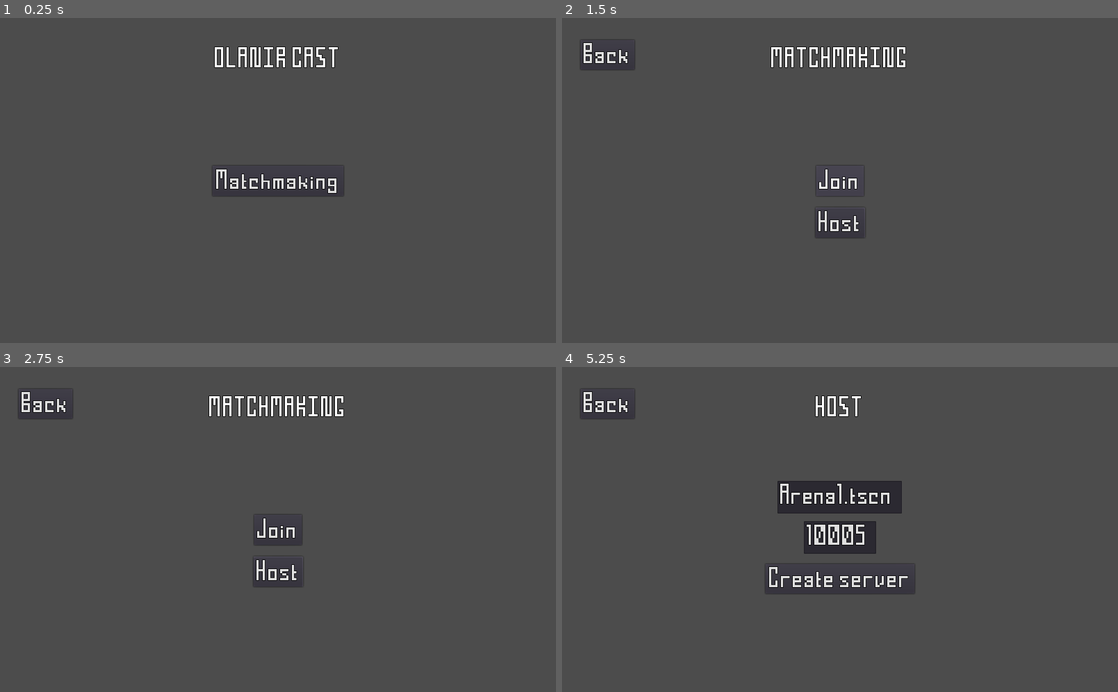
Above: before the commit, frames 1-4 (two rows, left to right).
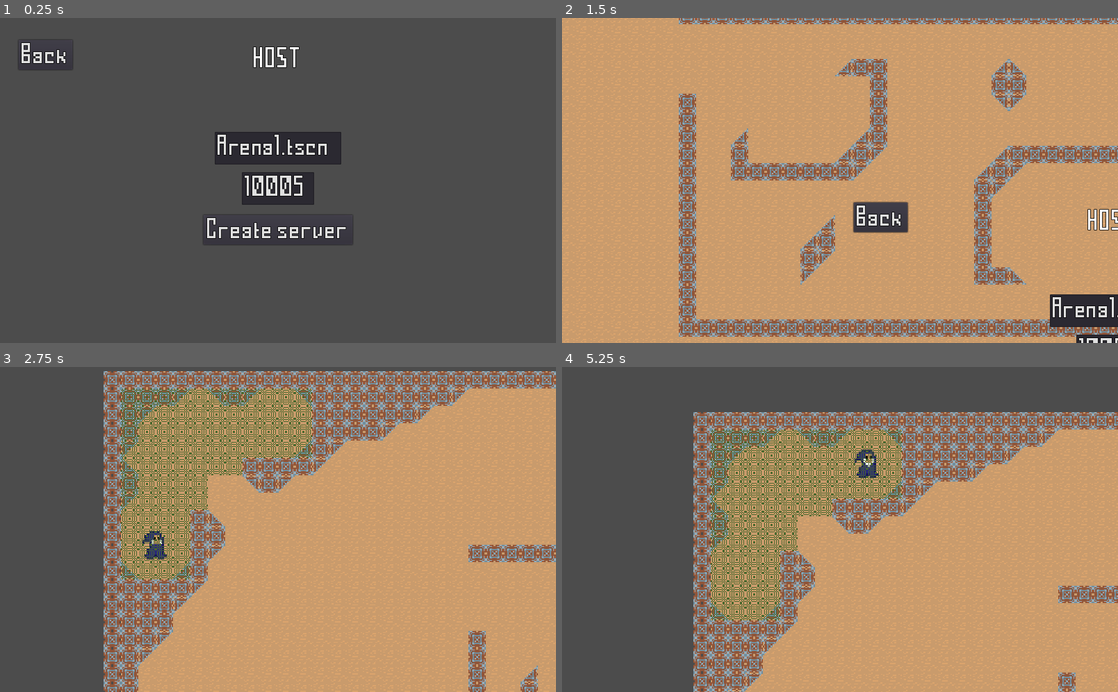
Above: after the commit, the same moments.

Repository: Magorx/olanir-cast
Game: Godot game, scene res://Main.tscn
Same seed, same stepped clock (60 frames per second), same inputs: the game is played once before the commit and once after it.
Inputs (mouse positions are in pixels of both pictures, inside the frame that each line leads up to):
- Up to frame 1 (0.25 s): no input
- Up to frame 2 (1.5 s): click (840, 229) at 0.5 s, where only the run after the commit has a clickable "Create server"; click (840, 180) at 1.25 s, where only the run before the commit has a clickable "Matchmaking"
- Up to frame 3 (2.75 s): move the mouse to (400, 513) at 2.02 s; press the mouse at (400, 513) at 2.03 s; hold D (move_right) from 2.03 s (still down)
- Up to frame 4 (5.25 s): tap Enter at 2.75 s; move the mouse to (728, 545) at 2.77 s; release D (move_right) at 2.78 s; release the mouse at (728, 545) at 2.78 s; hold S (move_down) 2.78-3.5 s; click (728, 545) at 2.85 s; click (840, 571) at 3.5 s, where only the run before the commit has a clickable "Host"; move the mouse to (895, 458) at 4.27 s; press the mouse at (895, 458) at 4.28 s; hold D (move_right) 4.28-5.03 s; tap Space at 5 s; move the mouse to (812, 594) at 5.02 s; release the mouse at (812, 594) at 5.03 s; hold W (move_up) from 5.03 s (still down); click (812, 594) at 5.1 s

The runs differ from the first frame. In frame 1, 5.3% of the frame differs, in the area x 3-64%, y 7-70%; in frame 2, 99%, in the area x 0-100%, y 0-100%; in frame 3, 81%; in frame 4, 66%.

Commit message:
added hud dcene

Diff:
--- a/src/Main.gd
+++ b/src/Main.gd
@@ -7,11 +7,3 @@
 
 func _ready():
     randomize()
-
-#    add_child(Interface)
-
-#    var level = Game.load_level(pk_arena1)
-#
-#    level.add_controlled_creature(pk_wizard, 1)
-#
-#    add_child(level)
--- a/src/collection/levels/Arena1.tscn
+++ b/src/collection/levels/Arena1.tscn
@@ -29,7 +29,7 @@
 [node name="Front" parent="Tilemaps" index="2"]
 scale = Vector2( 2, 2 )
 cell_size = Vector2( 16, 16 )
-tile_data = PoolIntArray( -1179677, -2147483648, 0, -1179676 …(3794 unchanged characters)… 3648, 0, 1048605, -2147483648, 0, 1048607, -2147483648, 0, 1048608, -2147483648, …(2354 unchanged characters)…
+tile_data = PoolIntArray( -1179677, -2147483648, 0, -1179676 …(3794 unchanged characters)… 3648, 0, 1048605, -2147483648, 0, 1048606, 0, 0, 1048607, -2147483648, 0, 1048608, -2147483648, …(2354 unchanged characters)…
 
 [node name="SpawnArea" parent="SpawnAreas" index="0" instance=ExtResource( 2 )]
 position = Vector2( -864, -317 )
--- a/src/globals/Game.gd
+++ b/src/globals/Game.gd
@@ -4,6 +4,9 @@
 var AVAILABLE_LIGHTNING_Z_INDEX = []
 
 var current_level: Level
+
+
+var pk_wizard = preload("res://wizard.tscn")
 
 
 func _ready():
@@ -33,5 +36,28 @@
 
 
 func load_level(level) -> Level:
+    unload_current_level()
+
+    if not level:
+        printerr("Tried to load_level a null!")
+        return null
+
     current_level = level.instance()
+    add_child(current_level)
+
     return current_level
+
+
+func unload_current_level():
+    if not current_level:
+        return
+
+    current_level.queue_free()
+    current_level = null
+
+
+func add_local_player(team=1):
+    if not current_level:
+        printerr("add_local_player is called when there is no loaded level")
+
+    current_level.add_controlled_creature(pk_wizard, team)
--- a/src/globals/Interface.gd
+++ b/src/globals/Interface.gd
@@ -15,7 +15,7 @@
 
 
 func _ready():
-    switch_to("main_menu")
+    switch_to("matchmaking_host")
 
 
 
@@ -56,9 +56,25 @@
 
 
 func set_current(pk_interface):
-    if current:
-        current.queue_free()
-        current = null
+    clear_current()
 
     current = pk_interface.instance()
     add_child(current)
+
+
+func clear_current():
+    if not current:
+        return
+
+    current.queue_free()
+    current = null
+
+
+#func focus():
+#    var parent = get_parent()
+##    parent.move_child(self, 0)
+#    parent.move_child(self, parent.get_child_count() + 1)
+
+
+func add(something):
+    add_child(something)
--- /dev/null
+++ b/src/menus/ingame_hud/IngameHUD.tscn
@@ -0,0 +1,8 @@
+[gd_scene format=2]
+
+[node name="IngameHUD" type="Control"]
+anchor_right = 1.0
+anchor_bottom = 1.0
+__meta__ = {
+"_edit_use_anchors_": false
+}
--- /dev/null
+++ b/src/menus/matchmaking_host/MatchmakingHost.gd
@@ -0,0 +1,16 @@
+extends TemplateMenu
+
+
+func _ready():
+    pass
+
+
+func _on_CreateServerButton_pressed():
+    load_level($LevelNameLineEdit.text)
+
+
+func load_level(name):
+    var pk_level = load("res://collection/levels/" + name)
+
+    Game.load_level(pk_level)
+    Game.add_local_player()
--- a/src/menus/matchmaking_host/MatchmakingHost.tscn
+++ b/src/menus/matchmaking_host/MatchmakingHost.tscn
@@ -1,9 +1,11 @@
-[gd_scene load_steps=3 format=2]
+[gd_scene load_steps=4 format=2]
 
 [ext_resource path="res://menus/template/Template.tscn" type="PackedScene" id=1]
 [ext_resource path="res://resources/shortcuts/choose_native.tres" type="ShortCut" id=2]
+[ext_resource path="res://menus/matchmaking_host/MatchmakingHost.gd" type="Script" id=3]
 
 [node name="MatchmakingHost" instance=ExtResource( 1 )]
+script = ExtResource( 3 )
 
 [node name="TitleLabel" parent="." index="1"]
 text = "host"
@@ -35,7 +37,7 @@
 margin_left = -66.0
 margin_top = -28.8
 margin_right = 66.0
-margin_bottom = 15.2
+margin_bottom = 29.2
 grow_horizontal = 2
 text = "10005"
 max_length = 10
@@ -49,9 +51,9 @@
 anchor_top = 0.398
 anchor_right = 0.5
 anchor_bottom = 0.398
-margin_left = -108.0
+margin_left = -116.0
 margin_top = -28.8
-margin_right = 108.0
+margin_right = 116.0
 margin_bottom = 29.2
 grow_horizontal = 2
 text = "Arena1.tscn"
@@ -61,3 +63,5 @@
 __meta__ = {
 "_edit_use_anchors_": false
 }
+
+[connection signal="pressed" from="CreateServerButton" to="." method="_on_CreateServerButton_pressed"]
